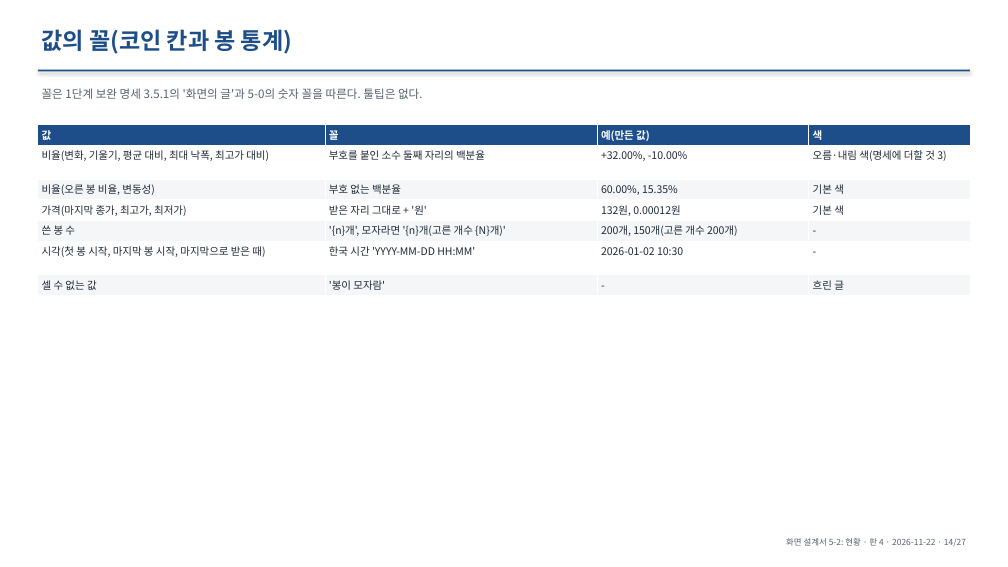
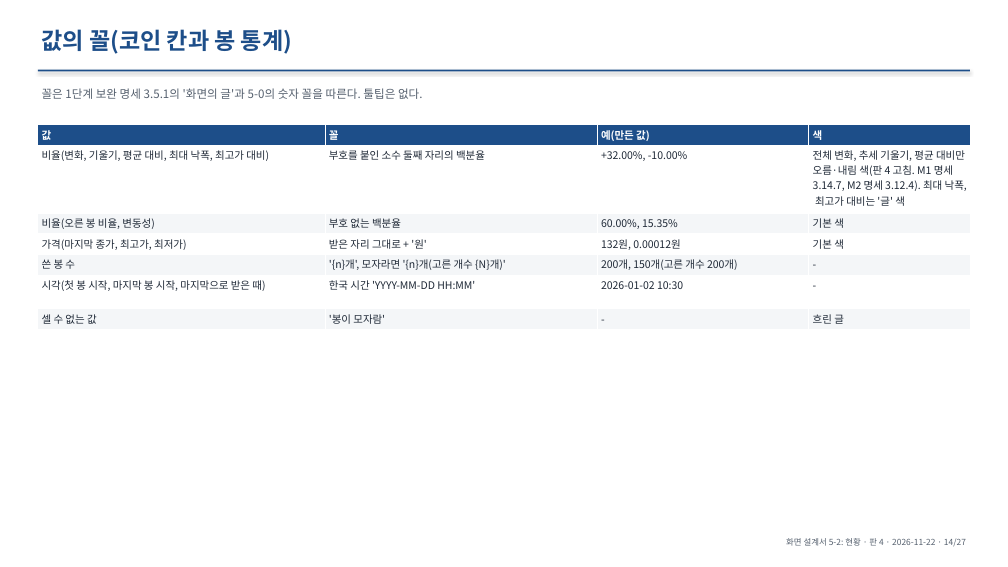
Before and after one commit to khy920723/coin-report-trader, a slide deck: slide 14 of docs/screen-design/11-status.pptx. Drawn at 1008x567 pixels with LibreOffice and Linux fonts; fonts in the diff are those of the drawing. Boxes give left, top, right and bottom in pixels: in the first picture for what was removed or moved away, otherwise in the second. Text is boxed around its words. In the diff, an @@ line names an element or a change of style, - is before the commit and + after.

```diff
--- a/docs/screen-design/11-status.pptx
+++ b/docs/screen-design/11-status.pptx
@@ table at [38,125,970,328] @@
-row 2, column 4: 오름·내림 색(명세에 더할 것 3)
+row 2, column 4: 전체 변화, 추세 기울기, 평균 대비만 오름·내림 색(판 4 고침. M1 명세 3.14.7, M2 명세 3.12.4). 최대 낙폭, 최고가 대비는 '글' 색
```
Also in this commit, not shown: 3 other slides changed, 1 other file.
